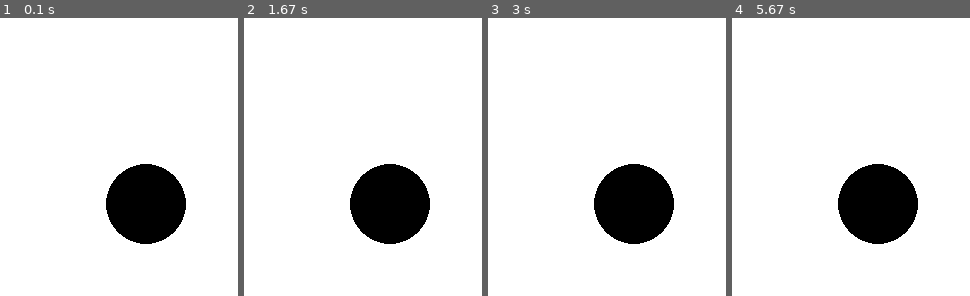
Above: before the commit, frames 1-4 (left to right).
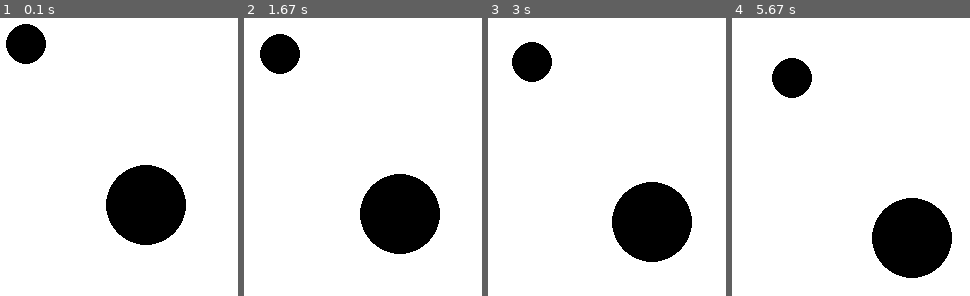
Above: after the commit, the same moments.

Repository: minchan30/Pygame-Project
Game: pygame game, started from pygame/bounceball.py
Two runs of this game, one before a commit and one after it. Both use one fixed random seed, a clock stepped at 60 frames per second and the inputs below.
Inputs:
- Up to frame 1 (0.1 s): no input
- Up to frame 2 (1.67 s): no input
- Up to frame 3 (3 s): no input
- Up to frame 4 (5.67 s): no input

The runs differ from the first frame. In frame 1, 2.1% of the frame differs, in the area x 2-79%, y 2-82%; in frame 2, 5.2%; in frame 3, 7.9%; in frame 4, 13%, in the area x 16-93%, y 14-94%.

Commit message:
:memo:update

Diff:
--- a/pygame/bounceball.py
+++ b/pygame/bounceball.py
@@ -9,9 +9,14 @@
 pygame.display.set_caption("Game")
 posx = screen_width // 2
 posy = screen_height // 2
+posx2 = screen_width // 4
+posy2 = screen_height // 4
 rad = 40
+rad2 = 20
 xspeed = 0.1
 yspeed = 0.1
+xspeed2 = 0.1
+yspeed2 = 0.1
 
 running = True #게임 진행 여부에 대한 변수 True : 게임 진행 중
 while running :
@@ -22,18 +27,25 @@
     screen.fill((255, 255, 255))
     posx += xspeed
     posy += yspeed
+    posx2 += xspeed2
+    posy2 += yspeed2
 
-    if posx + rad >= screen_width :
+    if posx + rad >= screen_width or posx - rad <= 0 :
         xspeed *= -1
-    elif posx + rad <= screen_width :
-        xspeed *= -1
-    if posy + rad >= screen_height :
+    if posy + rad >= screen_height or posy - rad <= 0 :
         yspeed *= -1
-    elif posy + rad <= screen_height :
-        yspeed *= -1
-
-
+    if posx2 + rad2 >= screen_width or posx2 - rad2 <= 0 :
+        xspeed2 *= -1
+    if posy2 + rad2 >= screen_height or posy2 - rad2 <= 0 :
+        yspeed2 *= -1
+    D = ((posx - posx2) * (posx - posx2) + (posy - posy2) * (posy - posy2))**0.5
+    if rad + rad2 > D :
+        posx *= -1
+        posy *= -1
+        posx2 *= -1
+        posy2 *= -1
     pygame.draw.circle(screen, (0, 0, 0), (posx, posy), rad)
+    pygame.draw.circle(screen, (0, 0, 0), (posx2, posy2), rad2)
     pygame.display.update()
 
 
